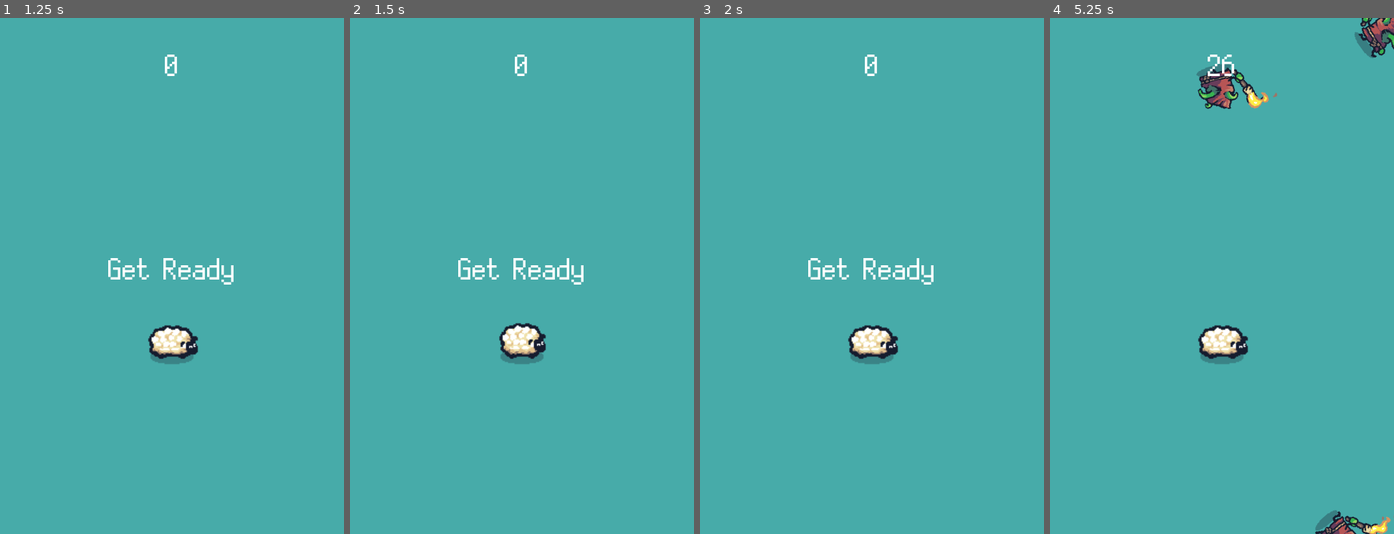
Above: before the commit, frames 1-4 (left to right).
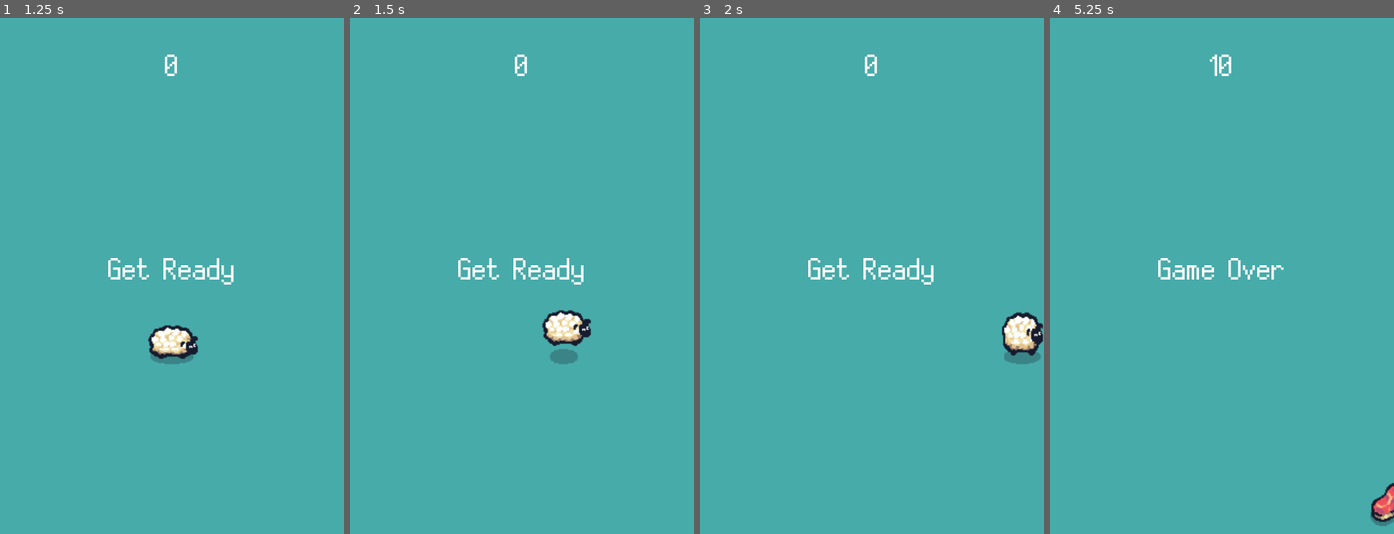
Above: after the commit, the same moments.

Repository: phibkro/shear-chaos
Game: Godot game, scene res://src/main.tscn
Same seed, same stepped clock (60 frames per second), same inputs: the game is played once before the commit and once after it.
Inputs:
- Up to frame 1 (1.25 s): click "Start" at 0.5 s
- Up to frame 2 (1.5 s): hold Right (move_right) from 1.28 s (still down)
- Up to frame 3 (2 s): keep holding Right (move_right)
- Up to frame 4 (5.25 s): release Right (move_right) at 2.03 s; hold Down (move_down) 2.03-2.78 s; hold Right (move_right) 2.78-3.53 s; hold Up (move_up) 3.53-4.28 s; hold Left (move_left) from 4.28 s (still down)

Frame 1 is identical in both runs. In frame 2, 1.8% of the frame differs, in the area x 43-70%, y 56-68%; in frame 3, 1.9%; in frame 4, 4.1%, in the area x 31-100%, y 0-100%.
Error before the commit: Cannot call method 'play' on a null value. (res://src/characters/player.gd:39)

Commit message:
fix: display warning on missing sprite for Player

Diff:
--- a/src/characters/mob.gd
+++ b/src/characters/mob.gd
@@ -4,9 +4,5 @@
 func _ready():
 	$AnimatedSprite2D.play("walk")
 
-# Called every frame. 'delta' is the elapsed time since the previous frame.
-func _process(delta):
-	pass
-
 func _on_visible_on_screen_notifier_2d_screen_exited():
 	queue_free()
--- a/src/characters/player.gd
+++ b/src/characters/player.gd
@@ -1,20 +1,30 @@
+@tool
 extends Area2D
 
 signal hit
-@export var sprite: AnimatedSprite2D
-@export var speed := 300
+
+@export var sprite: AnimatedSprite2D:
+	set(new_sprite):
+		sprite = new_sprite
+		update_configuration_warnings()
+@export_range(0, 1000) var speed: int = 300
 var isAlive = true
 
-var screen_size: Vector2
+@onready var screen_size: Vector2 = get_viewport_rect().size
 
-# Called when the node enters the scene tree for the first time.
-func _ready():
-	screen_size = get_viewport_rect().size
+func _get_configuration_warnings():
+	if sprite == null:
+		return ["Assign a sprite"]
+	return []
 
-# Called every frame. 'delta' is the elapsed time since the previous frame.
+
 func _process(delta):
+	if Engine.is_editor_hint():
+		return
+
 	if not isAlive:
 		return
+
 	var velocity = Vector2.ZERO
 	var isMoving = false
 
@@ -42,7 +52,7 @@
 	position += velocity * delta
 	position = position.clamp(Vector2.ZERO, screen_size)
 
-func _on_body_entered(body):
+func _on_body_entered(_body):
 	isAlive = false
 	sprite.play("death")
 	$CollisionShape2D.set_deferred("disabled", true)
--- a/src/main.gd
+++ b/src/main.gd
@@ -4,9 +4,6 @@
 @export var sfx_game_over: AudioStreamPlayer
 var score: int
 
-# Called when the node enters the scene tree for the first time.
-func _ready():
-	pass
 
 func new_game():
 	# Reset
--- a/src/main.tscn
+++ b/src/main.tscn
@@ -28,7 +28,7 @@
 grow_vertical = 2
 texture = ExtResource("3_5bpf4")
 
-[node name="Ground" type="TileMap" parent="."]
+[node name="Grass" type="TileMap" parent="."]
 visible = false
 position = Vector2(16, 8)
 tile_set = ExtResource("5_52nv5")
@@ -38,13 +38,14 @@
 layer_1/name = "foreground"
 layer_1/tile_data = PackedInt32Array()
 
-[node name="Player" parent="." instance=ExtResource("1_1ufet")]
+[node name="Player" parent="." node_paths=PackedStringArray("sprite") instance=ExtResource("1_1ufet")]
 position = Vector2(240, 450)
+sprite = NodePath("HappySheep")
 
 [node name="HappySheep" type="AnimatedSprite2D" parent="Player"]
 scale = Vector2(1.5, 1.5)
 sprite_frames = ExtResource("6_n0bua")
-animation = &"death"
+animation = &"idle"
 autoplay = "idle"
 
 [node name="MobTimer" type="Timer" parent="."]
